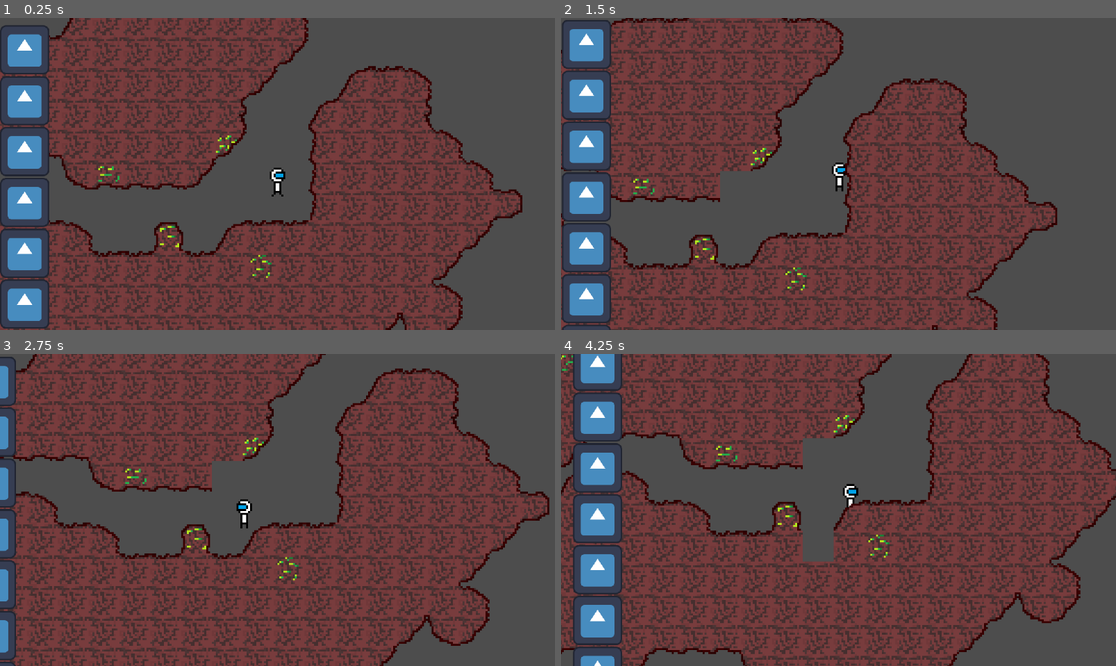
Above: before the commit, frames 1-4 (two rows, left to right).
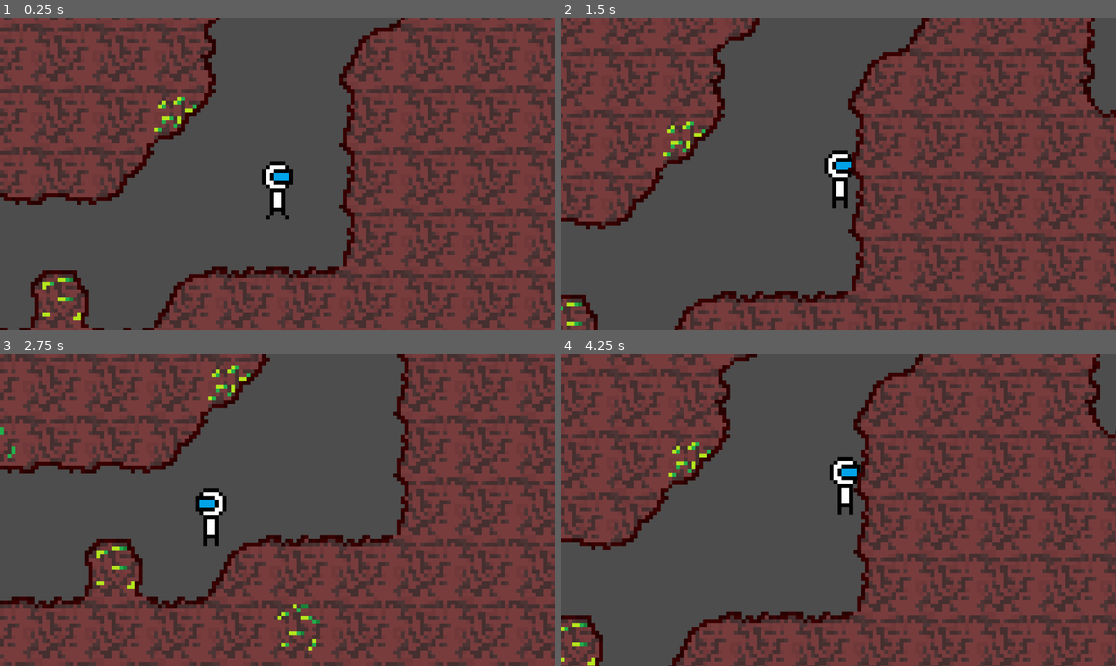
Above: after the commit, the same moments.

Repository: LukyXspacE/gamejam-campfire-prague
Game: Godot game, scene res://Tscenes/main.tscn
Two runs of this game, one before a commit and one after it. Both use one fixed random seed, a clock stepped at 60 frames per second and the inputs below. The engine's default icon, where the game draws it, is replaced by a stand-in: a white triangle on a blue panel in a dark square.
Inputs (mouse positions are in pixels of both pictures, inside the frame that each line leads up to):
- Up to frame 1 (0.25 s): no input
- Up to frame 2 (1.5 s): move the mouse to (960, 158) at 0.52 s; press the mouse at (960, 158) at 0.53 s; hold D (Right) from 0.53 s (still down); tap Space (Jump) at 0.77 s; move the mouse to (727, 189) at 1.27 s; release the mouse at (727, 189) at 1.28 s; right-click (727, 189) at 1.35 s
- Up to frame 3 (2.75 s): tap Space (Jump) at 1.52 s; move the mouse to (333, 441) at 2.02 s; release D (Right) at 2.03 s; press the mouse at (333, 441) at 2.03 s; hold A (Left) from 2.03 s (still down)
- Up to frame 4 (4.25 s): move the mouse to (810, 572) at 2.77 s; release A (Left) at 2.78 s; release the mouse at (810, 572) at 2.78 s; hold D (Right) from 2.78 s (still down); right-click (810, 572) at 2.85 s; tap Space (Jump) at 3.02, 3.77 s; move the mouse to (1005, 556) at 3.52 s; press the mouse at (1005, 556) at 3.53 s

The runs differ from the first frame. In frame 1, 60% of the frame differs, in the area x 0-100%, y 0-100%; in frame 2, 61%; in frame 3, 55%; in frame 4, 63%.

Commit message:
Bugfixing

Diff:
--- /dev/null
+++ b/Scrpits/inventory.gd
@@ -0,0 +1,5 @@
+extends Node2D
+
+var ur
+
+func _process(delta: float) -> void:
--- a/Scrpits/map.gd
+++ b/Scrpits/map.gd
@@ -1,9 +1,7 @@
 extends TileMapLayer
 
-# Called when the node enters the scene tree for the first time.
-func _ready() -> void:
-	pass # Replace with function body.
-
+@onready var player = %Player
+@onready var ray = player.get_node("RayCast2D")
 
 func _input(event: InputEvent) -> void:
 
--- a/Scrpits/player.gd
+++ b/Scrpits/player.gd
@@ -1,9 +1,8 @@
 extends CharacterBody2D
-
 
 const SPEED = 3.0
 const JUMP_VELOCITY = -100.0
-const SLIPPERY_INDEX = 1
+const SLIPPERY_INDEX = 2
 
 @onready var sprite = $AnimatedSprite2D
 
@@ -19,8 +18,6 @@
 	var direction := Input.get_axis("Left", "Right")
 	if direction:
 		velocity.x += direction * SPEED
-	elif velocity.x > 0:
-		velocity.x -= SLIPPERY_INDEX
 
 	if direction != 0:
 		sprite.play("walk")
--- /dev/null
+++ b/Tscenes/inventory.tscn
@@ -0,0 +1,6 @@
+[gd_scene format=3 uid="uid://c8qy2dtxqo5ub"]
+
+[ext_resource type="Script" uid="uid://srdlue4k3k0w" path="res://Scrpits/inventory.gd" id="1_aoq13"]
+
+[node name="Inventory" type="Node2D" unique_id=647542133]
+script = ExtResource("1_aoq13")
--- a/Tscenes/main.tscn
+++ b/Tscenes/main.tscn
@@ -6,6 +6,7 @@
 [node name="MAIN" type="Node2D" unique_id=1800609232]
 
 [node name="Player" parent="." unique_id=959210951 instance=ExtResource("1_tamx6")]
+unique_name_in_owner = true
 
 [node name="Map-Asteroid" parent="." unique_id=905556363 instance=ExtResource("3_olq18")]
 position = Vector2(-112, 26)
--- a/Tscenes/player.tscn
+++ b/Tscenes/player.tscn
@@ -2,7 +2,6 @@
 
 [ext_resource type="Script" uid="uid://dj2h72sauqh3c" path="res://Scrpits/player.gd" id="1_xqxdq"]
 [ext_resource type="Texture2D" uid="uid://bp5c6cek06yi4" path="res://Assets/astroguy.png" id="2_xqxdq"]
-[ext_resource type="Texture2D" uid="uid://cspr0tmtoqxim" path="res://icon.svg" id="3_ronfq"]
 
 [sub_resource type="AtlasTexture" id="AtlasTexture_ptprp"]
 atlas = ExtResource("2_xqxdq")
@@ -48,52 +47,5 @@
 shape = SubResource("CapsuleShape2D_742h5")
 
 [node name="Camera2D" type="Camera2D" parent="." unique_id=767877867]
-zoom = Vector2(4, 4)
+zoom = Vector2(8, 8)
 position_smoothing_enabled = true
-
-[node name="Inventory" type="Control" parent="." unique_id=2126023058]
-z_index = 1000
-layout_mode = 3
-anchors_preset = 0
-offset_left = -144.0
-offset_top = -81.0
-offset_right = -116.0
-offset_bottom = 81.0
-
-[node name="VBoxContainer" type="VBoxContainer" parent="Inventory" unique_id=1117880940]
-layout_mode = 0
-offset_right = 128.0
-offset_bottom = 128.0
-scale = Vector2(0.2, 0.2)
-
-[node name="TextureRect" type="TextureRect" parent="Inventory/VBoxContainer" unique_id=1368067953]
-layout_mode = 2
-texture = ExtResource("3_ronfq")
-
-[node name="TextureRect2" type="TextureRect" parent="Inventory/VBoxContainer" unique_id=1299028818]
-layout_mode = 2
-texture = ExtResource("3_ronfq")
-
-[node name="TextureRect3" type="TextureRect" parent="Inventory/VBoxContainer" unique_id=328044399]
-layout_mode = 2
-texture = ExtResource("3_ronfq")
-
-[node name="TextureRect4" type="TextureRect" parent="Inventory/VBoxContainer" unique_id=1640738854]
-layout_mode = 2
-texture = ExtResource("3_ronfq")
-
-[node name="TextureRect5" type="TextureRect" parent="Inventory/VBoxContainer" unique_id=1770512469]
-layout_mode = 2
-texture = ExtResource("3_ronfq")
-
-[node name="TextureRect6" type="TextureRect" parent="Inventory/VBoxContainer" unique_id=1020200105]
-layout_mode = 2
-texture = ExtResource("3_ronfq")
-
-[node name="TextureRect7" type="TextureRect" parent="Inventory/VBoxContainer" unique_id=1686583817]
-layout_mode = 2
-texture = ExtResource("3_ronfq")
-
-[node name="TextureRect8" type="TextureRect" parent="Inventory/VBoxContainer" unique_id=1326312068]
-layout_mode = 2
-texture = ExtResource("3_ronfq")
Not shown, added: Scrpits/inventory.gd.uid
